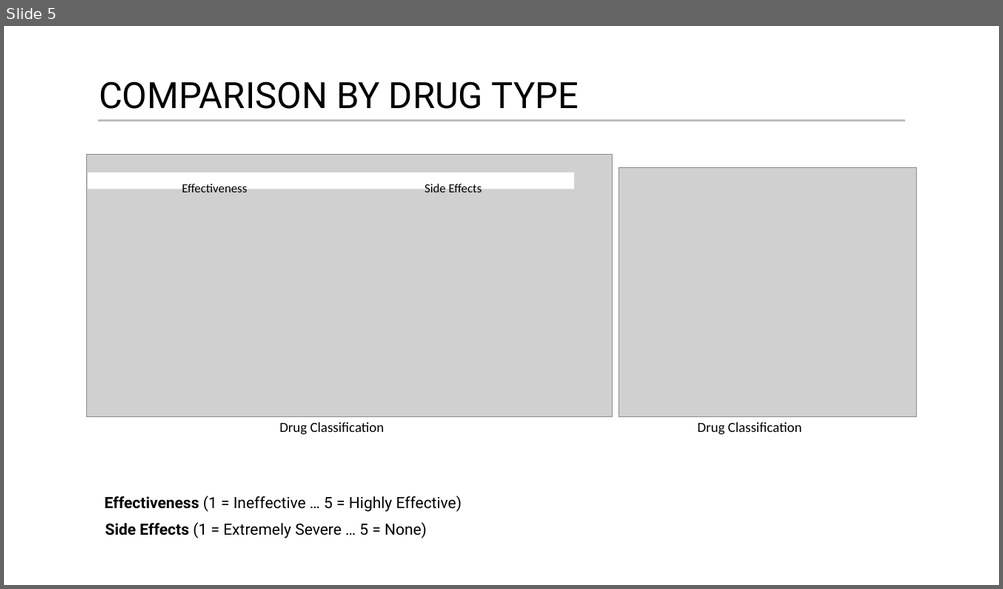
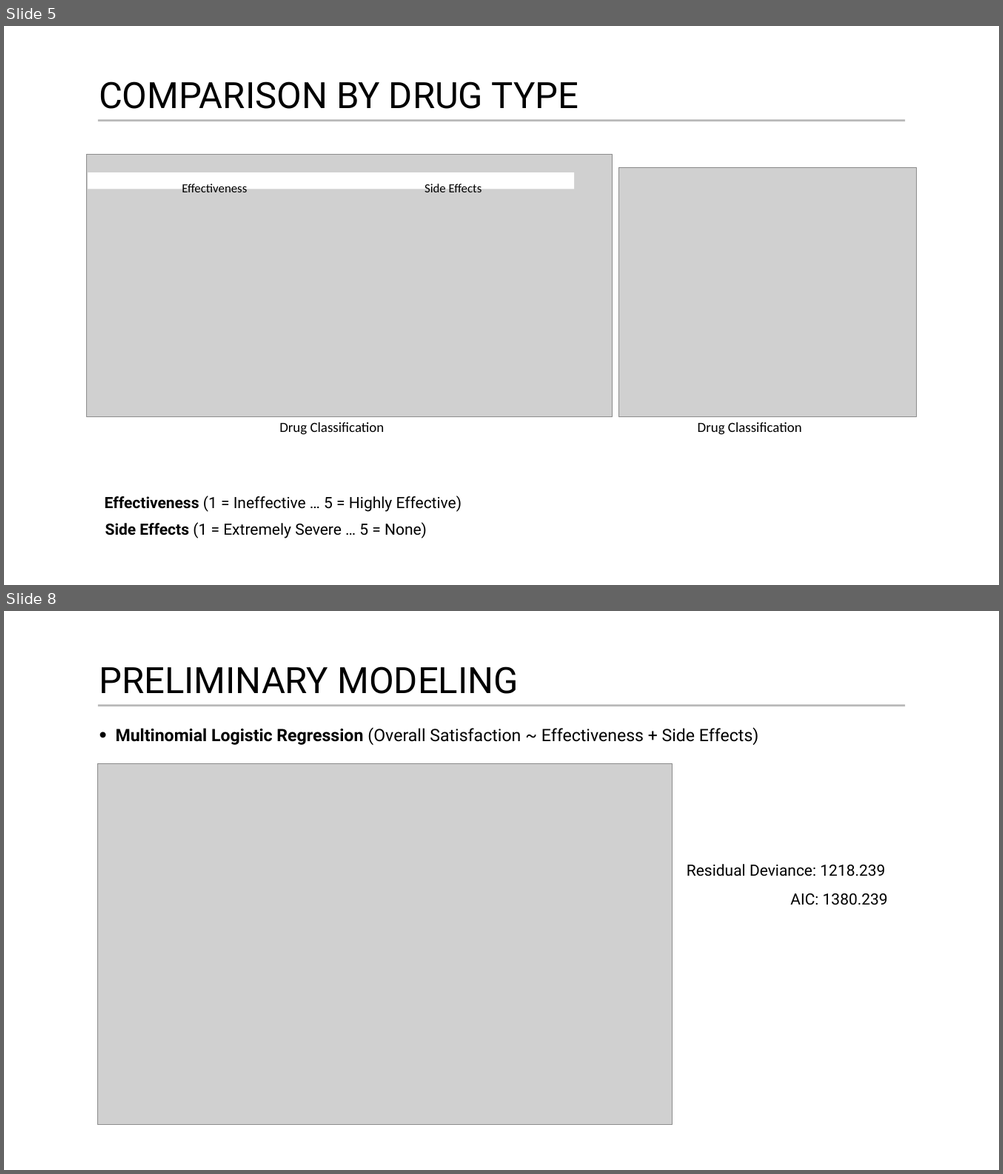
Before and after one commit to joestoica/eda, a slide deck: project/EDA-Final_ppt.pptx. Shown one above the other, each under a label of ours: slide 5 before the commit, slides 5 and 8 after it; the slides between them are not shown. The pictures are 1003x589 and 1003x1174 pixels, drawn with LibreOffice and Linux fonts; fonts in the diff are those of the drawing; grey boxes stand for pictures. Boxes give left, top, right and bottom in pixels: in the first picture for what was removed or moved away, otherwise in the second. Text is boxed around its words. In the diff, an @@ line names an element or a change of style, - is before the commit and + after.

```diff
--- a/project/EDA-Final_ppt.pptx
+++ b/project/EDA-Final_ppt.pptx
@@ slide 8 added at (4, 611, 999, 1170), background #FFFFFF @@
@@ text added at (99, 667, 518, 694), 70 pt, text #000000 @@
+PRELIMINARY MODELING
@@ line added from (98, 706) to (905, 706), #000000 4 pt @@
@@ text added at (116, 727, 758, 745), 33 pt, text #000000 @@
+• Multinomial Logistic Regression (Overall Satisfaction ~ Effectiveness + Side Effects)
@@ picture added at (97, 763, 671, 1125) @@
@@ text added at (686, 864, 885, 877), 30 pt, text #000000 @@
+Residual Deviance: 1218.239
@@ text added at (790, 894, 888, 906), 30 pt, text #000000 @@
+AIC: 1380.239
```
Also in this commit, not shown: 2 slides changed, 2 other slides added, 3 slides removed.
